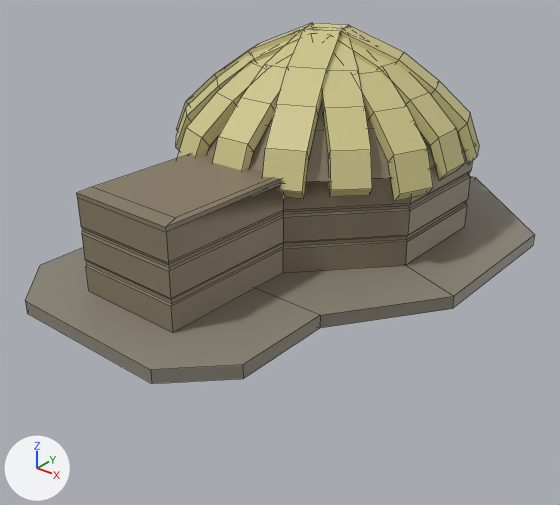
The OBJ model Assets/environment/prefabs/shop hut.obj as it was, and as the next commit left it.
Rendered twice from a camera (50 mm lens) standing at (43.7, -61.6, 31.6) and looking at (1.1, -8.3, -1.4). The axes (+X, +Y, +Z) are drawn at lower left. The lights are the same throughout. Mesh edges are drawn as thin lines. Where no turn or scale is listed for an object, it has been applied to the vertices.

Script lines for the objects in view, before the commit:
```python
me_cube_001_cube_003 = bpy.data.meshes.new('Cube.001_Cube.003')
me_cube_001_cube_003.from_pydata(...)  # 80 vertices, 72 faces; spans x -14.7..14.7, y -14.7..14.7, z 6.6..18.3
me_cube_001_cube_003.materials.append(mat_roof)  # beige #cec689
me_cube_002_cube_010 = bpy.data.meshes.new('Cube.002_Cube.010')
me_cube_002_cube_010.from_pydata(...)  # 80 vertices, 72 faces; spans x -14.7..14.7, y -14.7..14.7, z 7.2..18.5
me_cube_002_cube_010.materials.append(mat_roof)  # beige #cec689
me_plane = bpy.data.meshes.new('Plane')
me_plane.from_pydata(...)  # 26 vertices, 22 faces; spans x -19.8..19.8, y -31.2..19.8, z -1.2..0.0
me_plane.materials.append(mat_material_002)  # grey #8b8578
ob_cube_001_cube_003 = bpy.data.objects.new('Cube.001_Cube.003', me_cube_001_cube_003)
ob_cube_001_cube_003.location = (0.0, 0.0, 0.0)
ob_cube_002_cube_010 = bpy.data.objects.new('Cube.002_Cube.010', me_cube_002_cube_010)
ob_cube_002_cube_010.location = (0.0, 0.0, 0.0)
ob_plane = bpy.data.objects.new('Plane', me_plane)
ob_plane.location = (0.0, 0.0, 0.0)
# also in view: 'Cube.005_Cube.007' at (0.0, 0.0, 13.0); 'Plane.001' at (0.0, -6.5, 7.5); 'Cube.003_Cube.011' at (0.0, 0.0, 12.9)
```
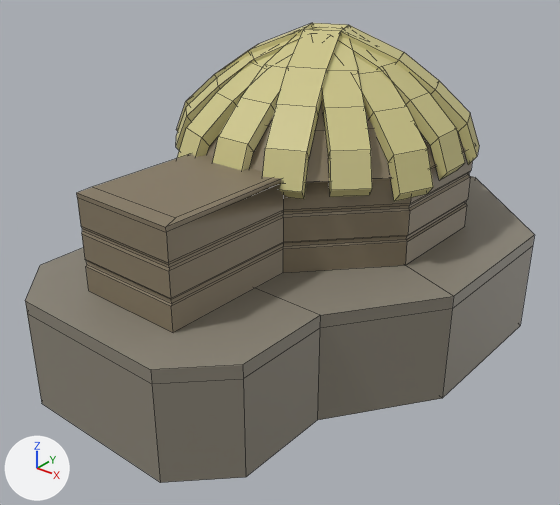
Pixel boxes (x1, y1, x2, y2) of what changed, in the pictures (560 x 505 px):
'Plane', reshaped (47% taller)
    before: (25, 176, 534, 384)
    after: (25, 176, 534, 483)
part 1 of me_plane, built on
    after: (27, 246, 533, 483)

The edits, one by one:
me_plane is used by ob_plane; location (0.0, 0.0, 0.0).
me_plane had 26 vertices, 22 faces and spanned x -19.8..19.8, y -31.2..19.8, z -1.2..0.0.
me_plane now has 38 vertices, 34 faces and spans x -19.8..19.8, y -31.2..19.8, z -10.4..0.0.
Part 1, on me_plane:
1 vertex is removed from x 0.0, y 0.0, z -1.2.
5 faces are deleted.
1 vertex is added at (0.0, 0.0, -10.4).
12 new vertices lie (0.0, 0.0, -9.2) away from vertices in x -19.8..19.8, y -31.2..19.8, z -1.2.
17 new faces join them.
